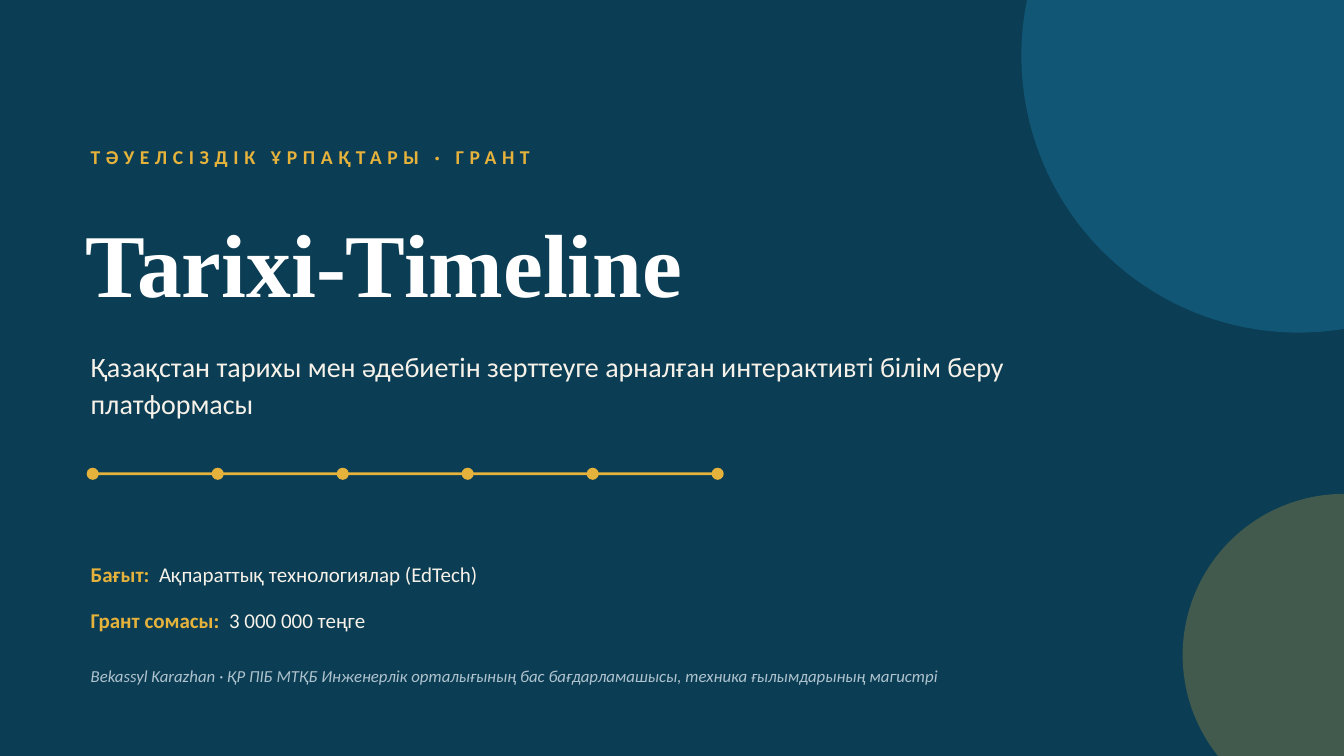
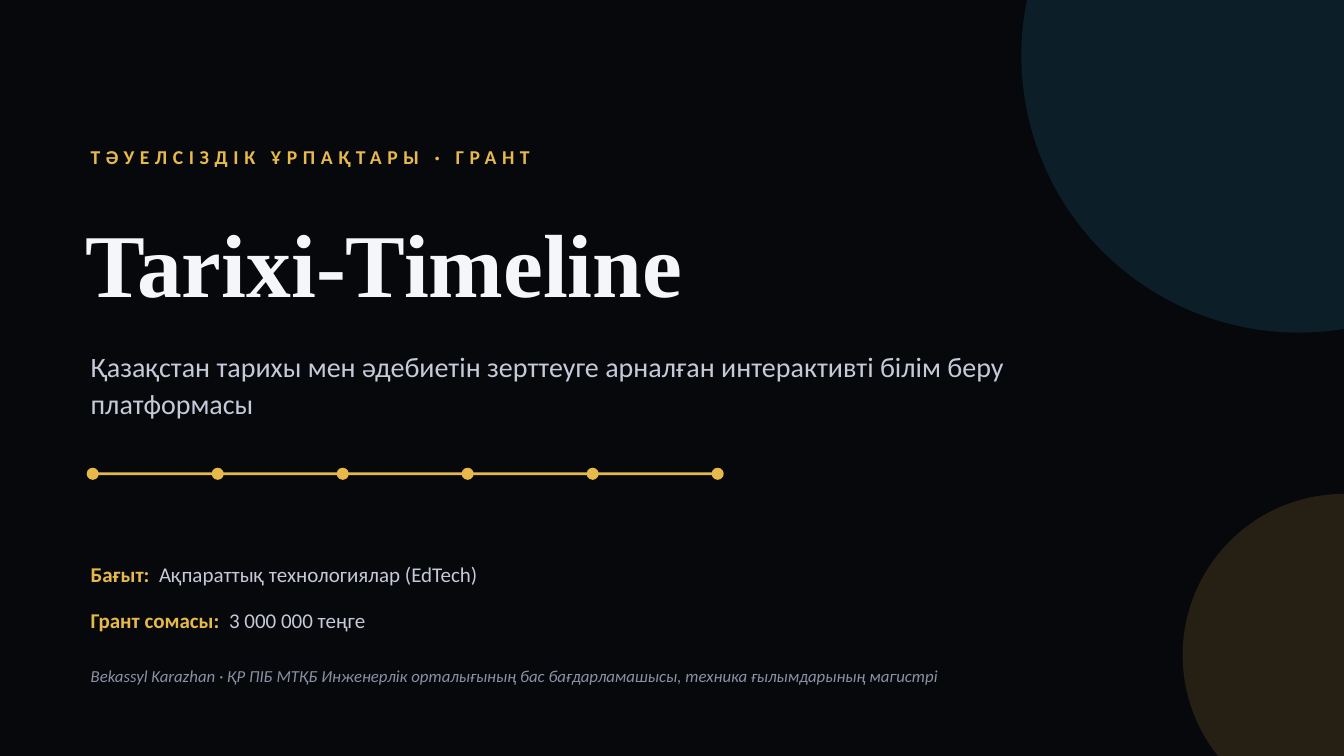
Before and after one commit to bekarazhan/tarixi-timeline, a slide deck: slide 1 of grant-presentation/Tarixi-Timeline_Tauelsizdik_urpaqtary.pptx. Drawn at 1344x756 pixels with LibreOffice and Linux fonts; fonts in the diff are those of the drawing. Boxes give left, top, right and bottom in pixels: in the first picture for what was removed or moved away, otherwise in the second. Text is boxed around its words. In the diff, an @@ line names an element or a change of style, - is before the commit and + after.

```diff
--- a/grant-presentation/Tarixi-Timeline_Tauelsizdik_urpaqtary.pptx
+++ b/grant-presentation/Tarixi-Timeline_Tauelsizdik_urpaqtary.pptx
@@ background #0B3D54 to #07080C @@
@@ ellipse at (x1=1021, y1=0, x2=1344, y2=333): fill #1C7CA5 at 40% opacity to #38BDF8 at 12% opacity @@
@@ text "ТӘУЕЛСІЗДІК ҰРПАҚТАРЫ · ГРАНТ" at (x1=91, y1=136, x2=998, y2=176): text colour #E5B23C to #E6B94A @@
@@ text "Tarixi-Timeline" at (x1=86, y1=234, x2=683, y2=298): text colour #FFFFFF to #F5F6FA @@
@@ text "Қазақстан тарихы мен әдебиетін зерттеуге ..." at (x1=91, y1=357, x2=1003, y2=419): text colour #F6F2E9 to #C6CAD8 @@
@@ line (93, 474) - (718, 474): stroke #E5B23C 2 pt to #E6B94A 2 pt @@
@@ fill #E5B23C to #E6B94A in 6 elements at (x1=87, y1=468, x2=99, y2=480), (x1=212, y1=468, x2=224, y2=480), (x1=337, y1=468, x2=349, y2=480), (x1=462, y1=468, x2=474, y2=480), (x1=587, y1=468, x2=599, y2=480), (x1=712, y1=468, x2=724, y2=480) @@
@@ ellipse at (x1=1183, y1=494, x2=1344, y2=756): fill #E5B23C at 25% opacity to #E6B94A at 14% opacity @@
@@ text "Бағыт: Ақпараттық технологиялар (EdTech)" at (x1=91, y1=567, x2=477, y2=586): text colour #E5B23C to #E6B94A in "Бағыт:"; text colour #F6F2E9 to #C6CAD8 in "Ақпараттық технологиялар (EdTech)" @@
@@ text "Грант сомасы: 3 000 000 ..." at (x1=91, y1=614, x2=366, y2=632): text colour #E5B23C to #E6B94A in "Грант сомасы:"; text colour #F6F2E9 to #C6CAD8 in "3 000 000 теңге" @@
@@ text "Bekassyl Karazhan · ҚР ПІБ ..." at (x1=91, y1=670, x2=937, y2=685): text colour #AFC3CE to #8B91A4 @@
```
Also in this commit, not shown: 9 other slides changed, 1 other file.
